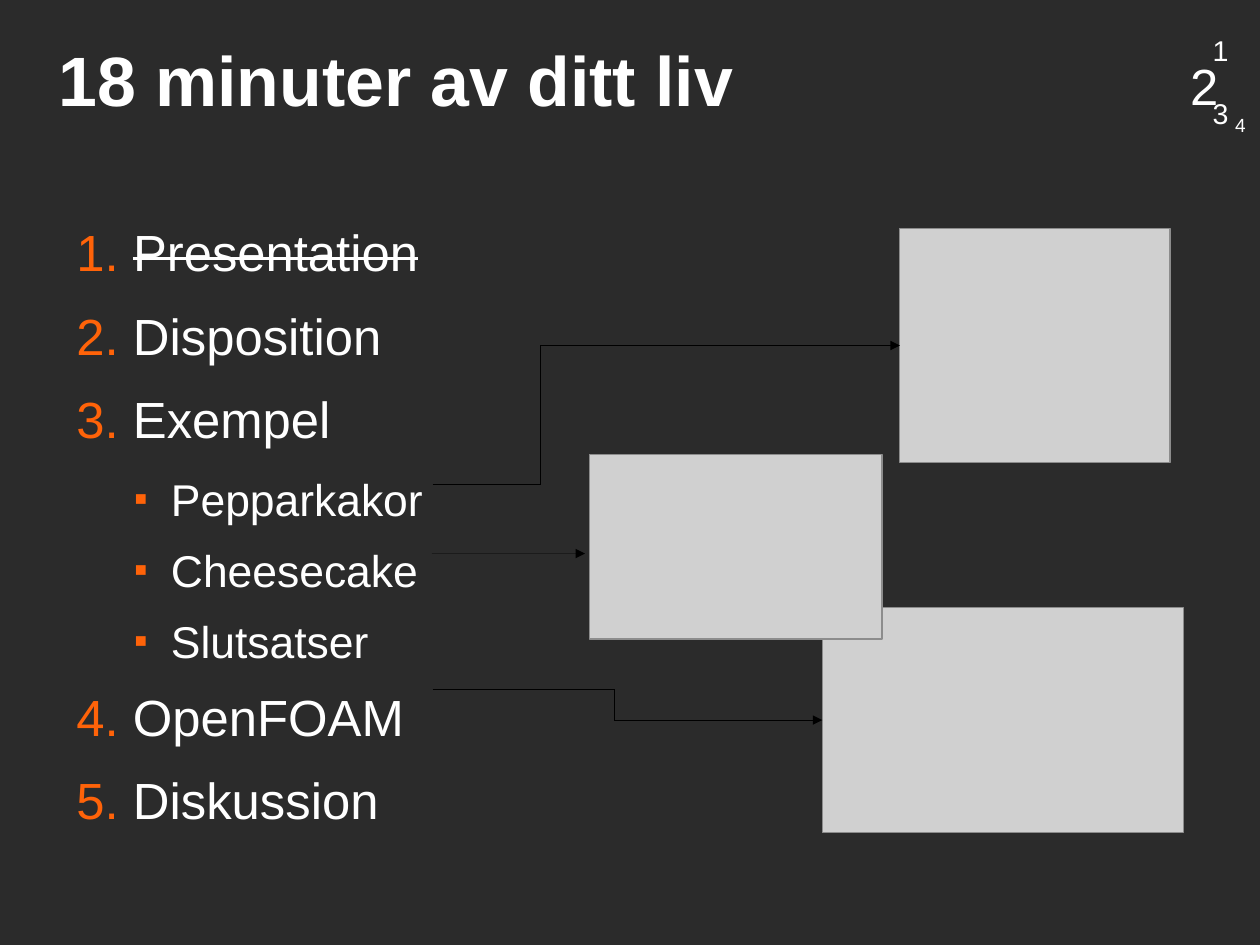
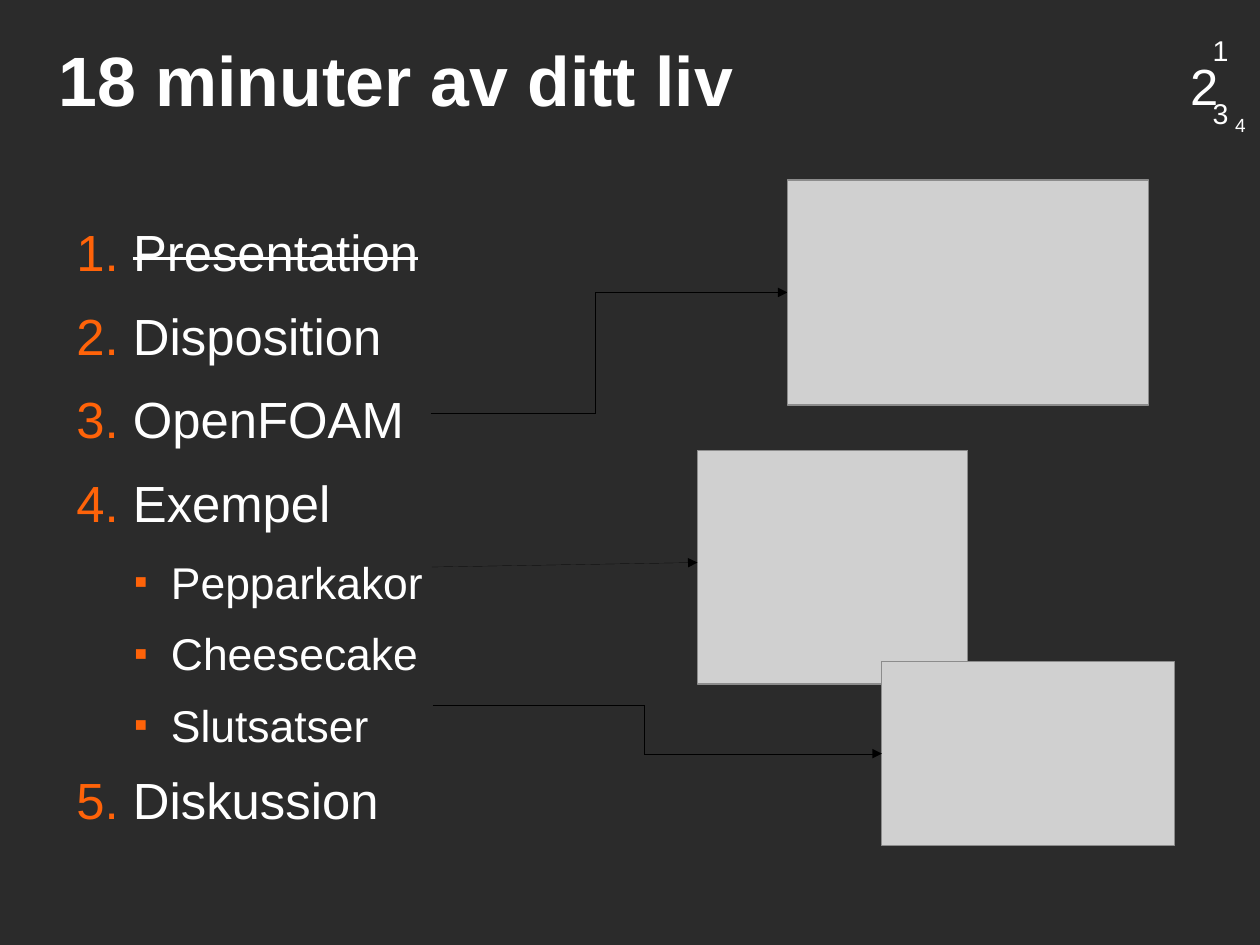
Before and after one commit to saifthe1/openfoam-openmp, a slide deck: slide 3 of presentation/pres.odp. Drawn at 1260x945 pixels with LibreOffice and Linux fonts; fonts in the diff are those of the drawing; grey boxes stand for pictures; background and template pictures are left out; a plain dark background stands for a picture behind light text. Boxes give left, top, right and bottom in pixels: in the first picture for what was removed or moved away, otherwise in the second. Text is boxed around its words. In the diff, an @@ line names an element or a change of style, - is before the commit and + after.

Commit message:
Ordnat om slides, OpenFOAM före exempel
Fixat disposition med av och för, grayade. Uppercase på titeln.

```diff
--- a/presentation/pres.odp
+++ b/presentation/pres.odp
@@ picture: place and size @@
-picture at [900, 229, 1170, 462]
+picture at [788, 180, 1149, 405]
@@ elbow arrow moved from (432, 485) - (900, 345) to (431, 413) - (788, 293) @@
@@ text at [133, 402, 404, 449]: paragraph added @@
+3. OpenFOAM
@@ picture: place and size @@
-picture at [590, 455, 883, 639]
+picture at [697, 450, 967, 684]
@@ arrow moved from (432, 553) - (585, 553) to (432, 567) - (697, 563) @@
@@ picture: place and size @@
-picture at [822, 607, 1183, 832]
+picture at [883, 662, 1175, 846]
@@ text at [133, 700, 404, 747]: paragraph removed @@
-4. OpenFOAM
@@ elbow arrow moved from (432, 688) - (822, 720) to (432, 705) - (883, 753) @@
```
Also in this commit, not shown: 2 other slides changed.
